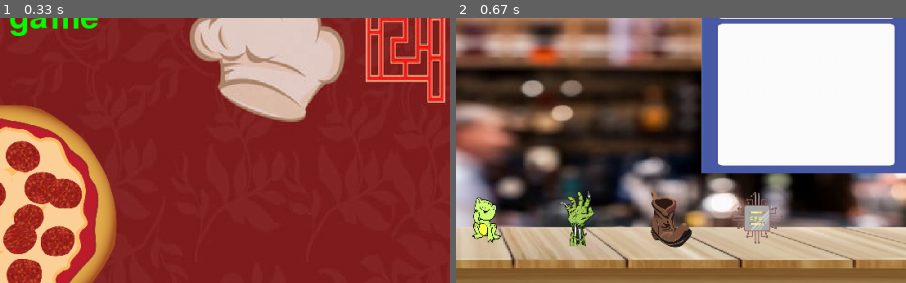
Above: before the commit, frames 1-2 (left to right).
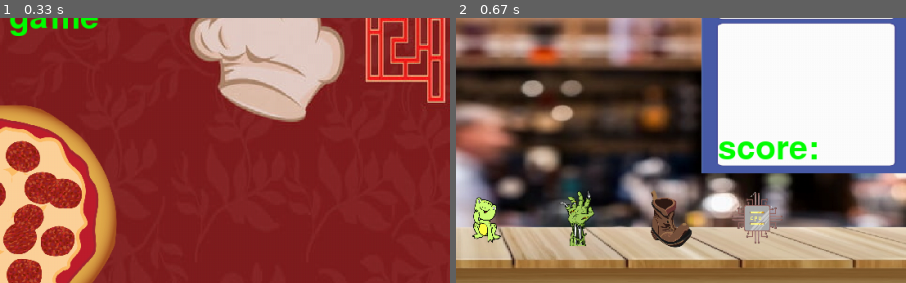
Above: after the commit, the same moments.

Repository: Lucaslofe/Py.game
Game: pygame game, started from projetofinal.py
Same seed, same stepped clock (60 frames per second), same inputs: the game is played once before the commit and once after it.
Inputs:
- Up to frame 1 (0.33 s): no input
- Up to frame 2 (0.67 s): tap Enter at 0.33 s
The pictures show only the part of the screen within x 50-100%, y 9-59%; the shares and areas given below are measured in that part.

Frame 1 is identical in both runs. In frame 2, 1.0% of the frame differs, in the area x 58-81%, y 46-54%.

Commit message:
add escrita score, mas precisa mudar o tamanho e fonte

Diff:
--- a/projetofinal.py
+++ b/projetofinal.py
@@ -16,6 +16,7 @@
 # ----- Inicia assets
 font = pygame.font.SysFont(None, 60)
 text = font.render('py.zza game', True, (0, 255, 0))
+score = font.render('score: ', True, (0, 255, 0))
 font = pygame.font.SysFont(None, 42)
 text2 = font.render('press any button to start', True, (255, 0, 0))
 image = pygame.image.load("pizza.png").convert_alpha()
@@ -86,6 +87,7 @@
         window.blit(chip,(880, 267))
         window.blit(pimenta,(200, 267))
         window.blit(comanda,(850, 0))
+        window.blit(score, (870, 200))
 
         x_esteira += vel_esteira
         x_esteira2 += vel_esteira
